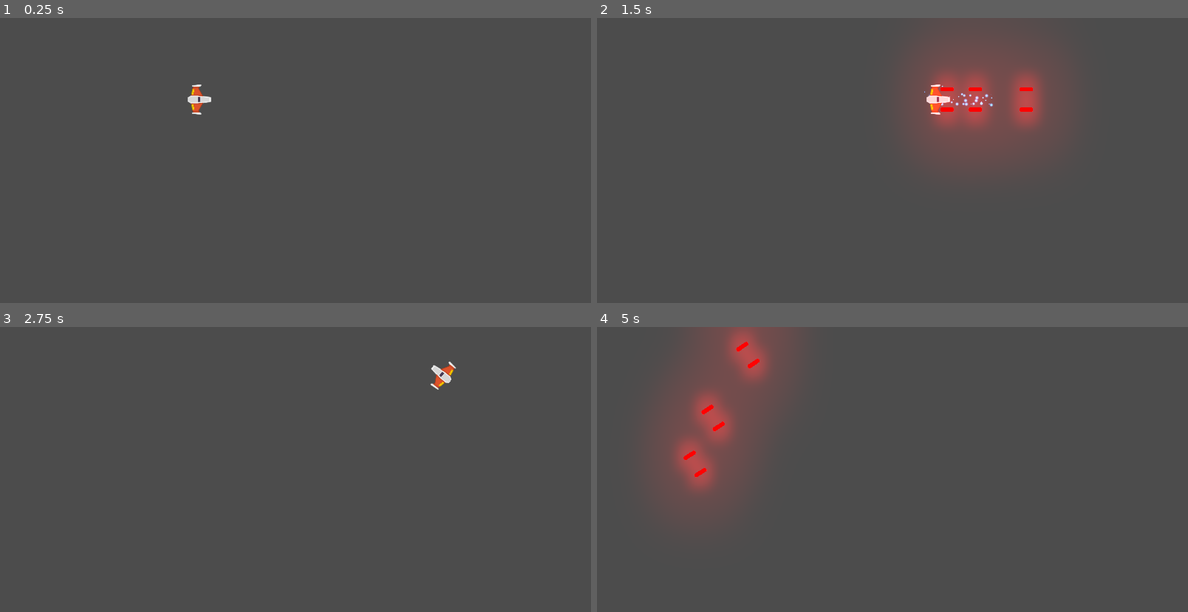
Above: before the commit, frames 1-4 (two rows, left to right).
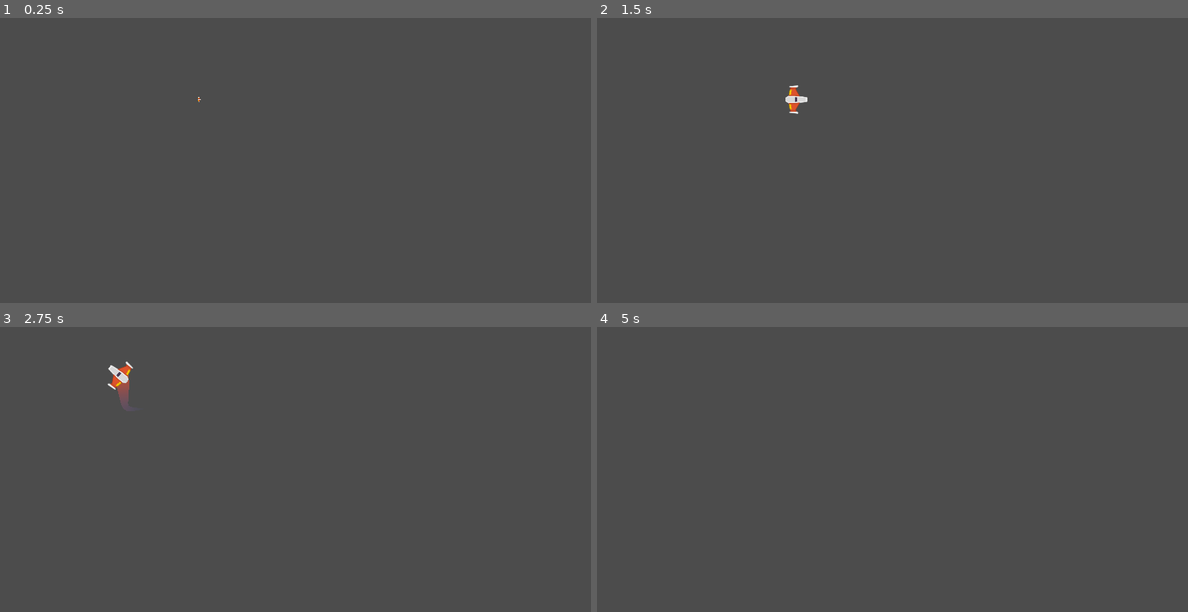
Above: after the commit, the same moments.

Repository: AlanKasi/Juego_Meteoritos
Game: Godot game, scene res://juego/Niveles/NivelTest.tscn
The game is run twice, just before and just after one commit, with the same random seed, the same clock (stepped at 60 frames per second) and the same inputs.
Inputs (mouse positions are in pixels of both pictures, inside the frame that each line leads up to):
- Up to frame 1 (0.25 s): no input
- Up to frame 2 (1.5 s): tap Enter at 0.5 s; move the mouse to (1022, 166) at 0.52 s; press the mouse at (1022, 166) at 0.53 s; hold W (mov_adelante) 0.53-1.28 s; move the mouse to (774, 200) at 1.27 s; release the mouse at (774, 200) at 1.28 s; hold S (mov_atras) from 1.28 s (still down); right-click (774, 200) at 1.35 s
- Up to frame 3 (2.75 s): move the mouse to (354, 421) at 2.02 s; release S (mov_atras) at 2.03 s; hold W (mov_adelante) from 2.03 s (still down); hold A (rotar_antihorario) from 2.03 s (still down)
- Up to frame 4 (5 s): move the mouse to (862, 560) at 2.77 s; release A (rotar_antihorario) at 2.78 s; tap D (rotar_horario) at 2.85 s; move the mouse to (1069, 543) at 3.52 s; release W (mov_adelante) at 3.53 s; press the mouse at (1069, 543) at 3.53 s; hold S (mov_atras) from 3.53 s (still down); move the mouse to (715, 443) at 4.27 s; release the mouse at (715, 443) at 4.28 s; right-click (715, 443) at 4.35 s

The runs differ from the first frame. In frame 1, 0.2% of the frame differs, in the area x 31-36%, y 23-34%; in frame 2, 8.7%; in frame 3, 0.6%; in frame 4, 9.1%, in the area x 10-33%, y 0-63%.

Commit message:
Motor y Spawn
Antes de empezar la muerte

Diff:
--- /dev/null
+++ b/juego/Naves/Player/Estela/Trail2D.gd
@@ -0,0 +1,113 @@
+# Draws a 2D trail using Godot's `Line2D`.
+#
+# Instantiate `Trail2D` as a child of a moving node to use it. To control the color, width curve,
+# texture, or trail width, use parameters from the `Line2D` class.
+tool
+
+class_name Estela
+extends Line2D
+
+export var is_emitting := false setget set_emitting
+
+# Distance in pixels between vertices. A higher resolution leads to more details.
+export var resolution := 5.0
+# Life of each point in seconds before it is deleted.
+export var lifetime := 0.5
+# Maximum number of points allowed on the curve.
+export var max_points := 100 setget set_max_points
+
+# Optional path to the target node to follow. If not set, the instance follows its parent.
+export var target_path: NodePath
+
+var _points_creation_time := []
+var _last_point := Vector2.ZERO
+var _clock := 0.0
+var _offset := 0.0
+
+onready var target: Node2D = get_node_or_null(target_path)
+
+## Setters y Getters
+func set_max_points(valor: int) -> void:
+	max_points = valor
+
+func _ready() -> void:
+	if not target:
+		target = get_parent() as Node2D
+
+	if Engine.editor_hint:
+		set_process(false)
+		return
+
+	_offset = position.length()
+	set_as_toplevel(true)
+	clear_points()
+	position = Vector2.ZERO
+	_last_point = to_local(target.global_position) + calculate_offset()
+
+
+func _get_configuration_warning() -> String:
+	var warning := "Missing Target node: assign a Node that extends Node2D in the Target Path or make the Trail a child of a parent that extends Node2D"
+	if target:
+		warning = ""
+	return warning
+
+
+func _process(delta: float) -> void:
+	_clock += delta
+	remove_older()
+
+	if not is_emitting:
+		return
+
+	# Adding new points if necessary.
+	var desired_point := to_local(target.global_position)
+	var distance: float = _last_point.distance_to(desired_point)
+	if distance > resolution:
+		add_timed_point(desired_point, _clock)
+
+
+# Creates a new point and stores its creation time.
+func add_timed_point(point: Vector2, time: float) -> void:
+	add_point(point + calculate_offset())
+	_points_creation_time.append(time)
+	_last_point = point
+	if get_point_count() > max_points:
+		remove_first_point()
+
+
+# Calculates the offset of the trail from its target.
+func calculate_offset() -> Vector2:
+	return - 1.0 * polar2cartesian(1.0, target.rotation).rotated(- PI / 2) * _offset
+
+
+# Removes the first point in the line and the corresponding time.
+func remove_first_point() -> void:
+	if get_point_count() > 1:
+		remove_point(0)
+	_points_creation_time.pop_front()
+
+
+# Remove points older than `lifetime`.
+func remove_older() -> void:
+	for creation_time in _points_creation_time:
+		var delta = _clock - creation_time
+		if delta > lifetime:
+			remove_first_point()
+		# Points in `_points_creation_time` are ordered from oldest to newest so as soon as a point
+		# isn't older than `lifetime`, we know all remaining points should stay as well.
+		else:
+			break
+
+
+func set_emitting(emitting: bool) -> void:
+	is_emitting = emitting
+	if Engine.editor_hint:
+		return
+
+	if not is_inside_tree():
+		yield(self, "ready")
+
+	if is_emitting:
+		clear_points()
+		_points_creation_time.clear()
+		_last_point = to_local(target.global_position) + calculate_offset()
--- /dev/null
+++ b/juego/Naves/Player/Estela/Trail2D.tscn
@@ -0,0 +1,17 @@
+[gd_scene load_steps=4 format=2]
+
+[ext_resource path="res://juego/Naves/Player/Estela/Trail2D.gd" type="Script" id=1]
+
+[sub_resource type="Curve" id=1]
+_data = [ Vector2( 0, 0 ), 0.0, 1.0, 0, 1, Vector2( 1, 1 ), 1.0, 0.0, 1, 0 ]
+
+[sub_resource type="Gradient" id=2]
+colors = PoolColorArray( 0.294118, 0.356863, 0.670588, 0, 0.788235, 0.301961, 0.164706, 1 )
+
+[node name="Trail2D" type="Line2D"]
+points = PoolVector2Array( 0, 0, 32, 0 )
+width_curve = SubResource( 1 )
+default_color = Color( 1, 1, 1, 1 )
+gradient = SubResource( 2 )
+joint_mode = 2
+script = ExtResource( 1 )
--- /dev/null
+++ b/juego/Naves/Player/Motor/MotorSFX.gd
@@ -0,0 +1,34 @@
+class_name Motor
+extends AudioStreamPlayer2D
+
+export var tiempo_transicion:float = 0.6
+export var volumen_apagado:float = -30.0
+
+onready var tween_sonido:Tween = $Tween
+
+var volumen_original:float
+
+func _ready() -> void:
+	volumen_original = volume_db
+	volume_db = volumen_apagado
+
+func sonido_on() -> void:
+	if not playing:
+		play()
+
+	efecto_transicion(volume_db, volumen_original)
+
+func sonido_off() -> void:
+	efecto_transicion(volume_db, volumen_apagado)
+
+func efecto_transicion(desde_vol: float, hasta_vol: float) -> void:
+	tween_sonido.interpolate_property(
+		self,
+		"volume_db",
+		desde_vol,
+		hasta_vol,
+		tiempo_transicion,
+		Tween.TRANS_LINEAR,
+		Tween.EASE_OUT_IN
+	)
+	tween_sonido.start()
--- /dev/null
+++ b/juego/Naves/Player/Motor/MotorSFX.tscn
@@ -0,0 +1,11 @@
+[gd_scene load_steps=3 format=2]
+
+[ext_resource path="res://juego/Naves/Player/motor.ogg" type="AudioStream" id=1]
+[ext_resource path="res://juego/Naves/Player/Motor/MotorSFX.gd" type="Script" id=2]
+
+[node name="MotorSFX" type="AudioStreamPlayer2D"]
+stream = ExtResource( 1 )
+bus = "SFX"
+script = ExtResource( 2 )
+
+[node name="Tween" type="Tween" parent="."]
--- a/juego/Naves/Player/Player.gd
+++ b/juego/Naves/Player/Player.gd
@@ -1,36 +1,93 @@
 class_name Player
 extends RigidBody2D
+
+## Enums
+enum ESTADO {SPAWN, VIVO, INVENCIBLE, MUERTO}
+
 
 ## Atributos Export
 export var potencia_motor:int = 20
 export var potencia_rotacion:int = 280
+export var estela_maxima:int = 150
 
 ##Atributos
 var empuje:Vector2 = Vector2.ZERO
 var dir_rotacion: int = 0
+var estado_actual:int = ESTADO.SPAWN
 
 ## Atributos Onready
 onready var canion:Canion = $Canion
 onready var laser:RayoLaser = $LaserBeam2D
+onready var estela:Estela = $EstelaPuntoInicio/Trail2D
+onready var motor_sfx:Motor = $MotorSFX
+onready var colisionador:CollisionShape2D = $CollisionShape2D
 
 ## Metodos
 func _integrate_forces(_state: Physics2DDirectBodyState) -> void:
 	apply_central_impulse(empuje.rotated(rotation))
 	apply_torque_impulse(dir_rotacion * potencia_rotacion)
 
+func _ready() -> void:
+	controlador_estado(estado_actual)
+#	##TODO: Quitar, solo DEBUG
+#	controlador_estado(ESTADO.VIVO)
+
 func _process(_delta: float) -> void:
 	player_input()
 
 func _unhandled_input(event) -> void:
-	# Disparo
+	if not esta_input_activo():
+		return
+
+	# Disparo Rayo
 	if event.is_action_pressed("disparo_secundario"):
 		laser.set_is_casting(true)
 
 	if event.is_action_released("disparo_secundario"):
 		laser.set_is_casting(false)
 
+	#Control estela y sonido motor
+	if event.is_action_pressed("mov_adelante"):
+		estela.set_max_points(estela_maxima)
+		motor_sfx.sonido_on()
+	elif event.is_action_pressed("mov_atras"):
+		estela.set_max_points(0)
+		motor_sfx.sonido_on()
+
+	if (event.is_action_released("mov_adelante") or event.is_action_released("mov_atras")):
+		motor_sfx.sonido_off()
+
 ## Metodos Custom
+func controlador_estado(nuevo_estado: int) -> void:
+	match nuevo_estado:
+		ESTADO.SPAWN:
+			colisionador.set_deferred("disabled", true)
+			canion.set_puede_disparar(false)
+		ESTADO.VIVO:
+			colisionador.set_deferred("disabled", false)
+			canion.set_puede_disparar(true)
+		ESTADO.INVENCIBLE:
+			colisionador.set_deferred("disabled", true)
+		ESTADO.MUERTO:
+			colisionador.set_deferred("disabled", true)
+			canion.set_puede_disparar(true)
+			queue_free()
+		_:
+			print("Error de estado")
+
+	estado_actual = nuevo_estado
+
+func esta_input_activo() -> bool:
+	if estado_actual in [ESTADO.MUERTO, ESTADO.SPAWN]:
+		return false
+
+	return true
+
+
 func player_input() -> void:
+	if not esta_input_activo():
+		return
+
 	# Empuje
 	empuje = Vector2.ZERO
 	if Input.is_action_pressed("mov_adelante"):
@@ -45,9 +102,18 @@
 	elif Input.is_action_pressed("rotar_horario"):
 		dir_rotacion += 1
 
-	#Disparo
+	#Disparo Principal / Cohetes
 	if Input.is_action_pressed("disparo_principal"):
 		canion.set_esta_disparando(true)
 
 	if Input.is_action_just_released("disparo_principal"):
 		canion.set_esta_disparando(false)
+
+
+
+
+
+
+func _on_AnimationPlayer_animation_finished(anim_name: String) -> void:
+	if anim_name == "spawn":
+		controlador_estado(ESTADO.VIVO)
--- a/juego/Naves/Player/Player.tscn
+++ b/juego/Naves/Player/Player.tscn
@@ -1,13 +1,46 @@
-[gd_scene load_steps=7 format=2]
+[gd_scene load_steps=11 format=2]
 
 [ext_resource path="res://juego/Naves/Player/player_orange.png" type="Texture" id=1]
 [ext_resource path="res://juego/Naves/Player/MaterialFisico.tres" type="PhysicsMaterial" id=2]
 [ext_resource path="res://juego/Naves/Player/Player.gd" type="Script" id=3]
 [ext_resource path="res://juego/Proyectiles/Canion.tscn" type="PackedScene" id=4]
 [ext_resource path="res://juego/Proyectiles/Laser/LaserBeam2D.tscn" type="PackedScene" id=5]
+[ext_resource path="res://juego/Naves/Player/Estela/Trail2D.tscn" type="PackedScene" id=6]
+[ext_resource path="res://juego/Naves/Player/Motor/MotorSFX.tscn" type="PackedScene" id=7]
 
 [sub_resource type="CircleShape2D" id=1]
 radius = 37.855
+
+[sub_resource type="Animation" id=2]
+resource_name = "default"
+tracks/0/type = "value"
+tracks/0/path = NodePath("Sprite:scale")
+tracks/0/interp = 1
+tracks/0/loop_wrap = true
+tracks/0/imported = false
+tracks/0/enabled = true
+tracks/0/keys = {
+"times": PoolRealArray( 0 ),
+"transitions": PoolRealArray( 1 ),
+"update": 0,
+"values": [ Vector2( 1, 1 ) ]
+}
+
+[sub_resource type="Animation" id=3]
+resource_name = "spawn"
+length = 1.6
+tracks/0/type = "value"
+tracks/0/path = NodePath("Sprite:scale")
+tracks/0/interp = 1
+tracks/0/loop_wrap = true
+tracks/0/imported = false
+tracks/0/enabled = true
+tracks/0/keys = {
+"times": PoolRealArray( 0, 0.8, 1, 1.2, 1.4, 1.6 ),
+"transitions": PoolRealArray( 1, 1, 1, 1, 1, 1 ),
+"update": 0,
+"values": [ Vector2( 0, 0 ), Vector2( 0.5, 0.5 ), Vector2( 0.625, 0.625 ), Vector2( 0.75, 0.75 ), Vector2( 0.875, 0.875 ), Vector2( 1, 1 ) ]
+}
 
 [node name="Player" type="RigidBody2D"]
 z_index = 50
@@ -37,5 +70,25 @@
 [node name="LaserBeam2D" parent="." instance=ExtResource( 5 )]
 position = Vector2( 38, 0 )
 
+[node name="EstelaPuntoInicio" type="Position2D" parent="."]
+position = Vector2( -11, 0 )
+
+[node name="Trail2D" parent="EstelaPuntoInicio" instance=ExtResource( 6 )]
+points = PoolVector2Array( 0, 0, 60, 0 )
+width = 50.0
+is_emitting = true
+lifetime = 0.6
+max_points = 150
+target_path = NodePath("..")
+
+[node name="MotorSFX" parent="." instance=ExtResource( 7 )]
+
+[node name="AnimationPlayer" type="AnimationPlayer" parent="."]
+autoplay = "spawn"
+anims/default = SubResource( 2 )
+anims/spawn = SubResource( 3 )
+
+[connection signal="animation_finished" from="AnimationPlayer" to="." method="_on_AnimationPlayer_animation_finished"]
+
 [editable path="Canion"]
 [editable path="LaserBeam2D"]
--- a/juego/Proyectiles/Canion.gd
+++ b/juego/Proyectiles/Canion.gd
@@ -12,6 +12,7 @@
 onready var disparo_sfx: AudioStreamPlayer2D = $DisparoSFX
 onready var esta_enfriado:bool = true
 onready var esta_disparando:bool = false setget set_esta_disparando
+onready var puede_disparar:bool = false setget set_puede_disparar
 
 ## Atributos
 var puntos_disparo:Array = []
@@ -19,6 +20,9 @@
 ## Setters y Getters
 func set_esta_disparando(disparando: bool) -> void:
 	esta_disparando = disparando
+
+func set_puede_disparar(duenio_puede: bool) -> void:
+	puede_disparar = duenio_puede
 
 ## Metodos
 func _ready() -> void:
--- a/project.godot
+++ b/project.godot
@@ -13,6 +13,16 @@
 "class": "Canion",
 "language": "GDScript",
 "path": "res://juego/Proyectiles/Canion.gd"
+}, {
+"base": "Line2D",
+"class": "Estela",
+"language": "GDScript",
+"path": "res://juego/Naves/Player/Estela/Trail2D.gd"
+}, {
+"base": "AudioStreamPlayer2D",
+"class": "Motor",
+"language": "GDScript",
+"path": "res://juego/Naves/Player/Motor/MotorSFX.gd"
 }, {
 "base": "Node2D",
 "class": "Nivel",
@@ -36,6 +46,8 @@
 } ]
 _global_script_class_icons={
 "Canion": "",
+"Estela": "",
+"Motor": "",
 "Nivel": "",
 "Player": "",
 "Proyectil": "",
Not shown, added: juego/Naves/Player/motor.ogg.import
Not shown, added: juego/Naves/Player/motor.ogg
